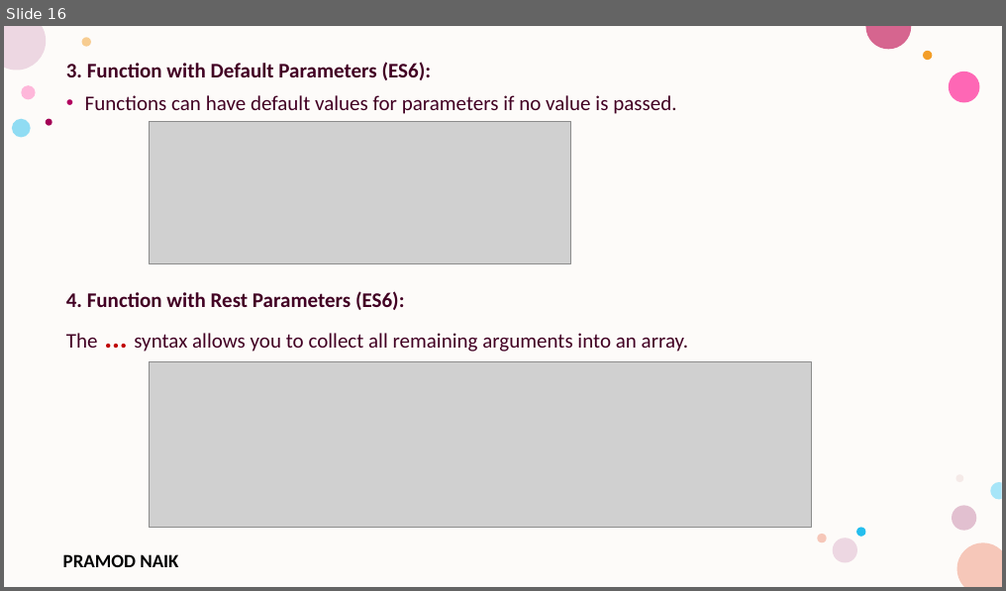
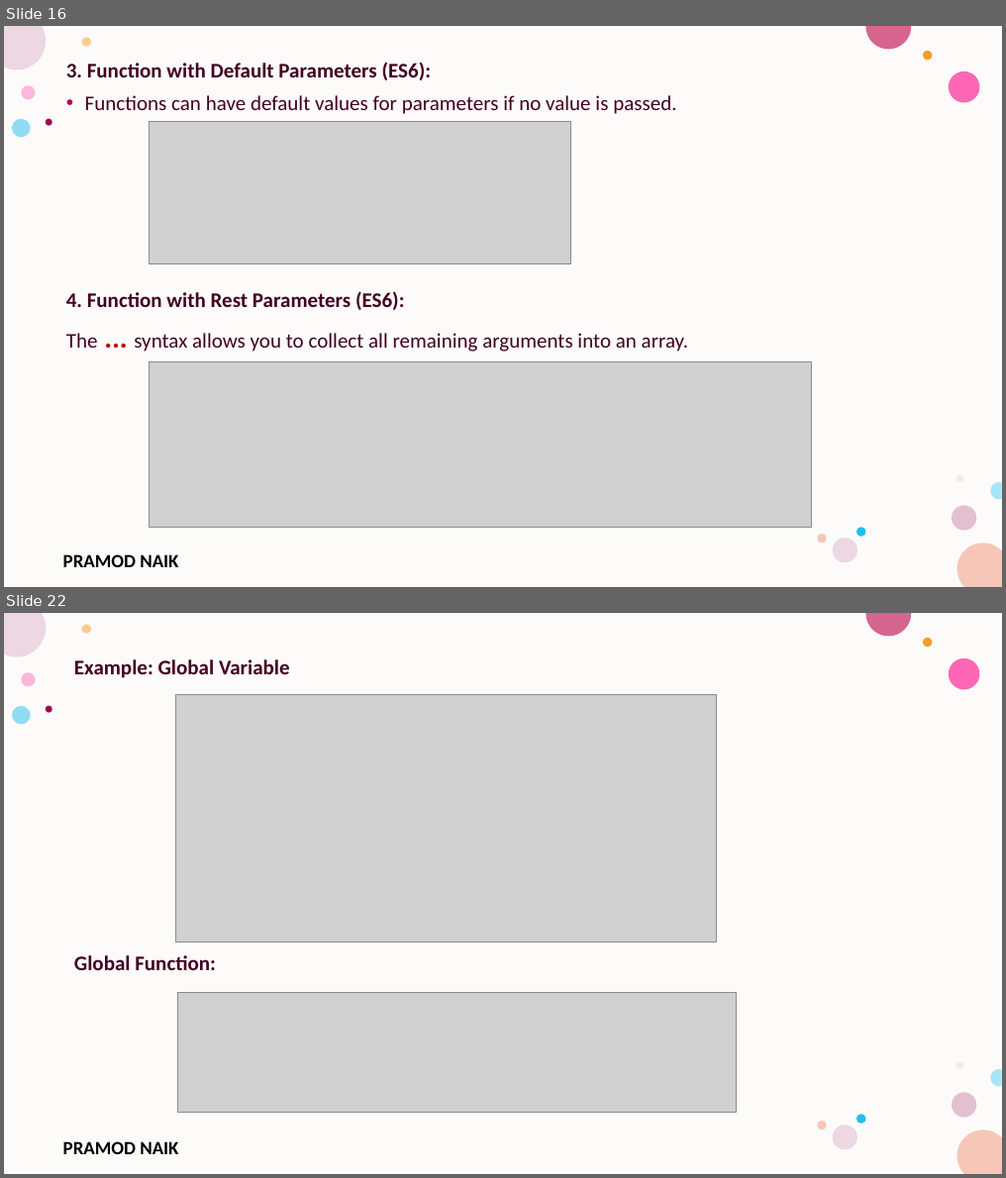
Before and after one commit to PRAMOD-VISHNU-NAIK/MCA-3rd-Sem-Srinivas-College, a slide deck: Theory CLass Notes/Unit-2.pptx. Shown one above the other, each under a label of ours: slide 16 before the commit, slides 16 and 22 after it; the slides between them are not shown. The pictures are 1006x591 and 1006x1178 pixels, drawn with LibreOffice and Linux fonts; fonts in the diff are those of the drawing; grey boxes stand for pictures; background and template pictures are left out. Boxes give left, top, right and bottom in pixels: in the first picture for what was removed or moved away, otherwise in the second. Text is boxed around its words. In the diff, an @@ line names an element or a change of style, - is before the commit and + after.

```diff
--- a/Theory CLass Notes/Unit-2.pptx
+++ b/Theory CLass Notes/Unit-2.pptx
@@ slide 22 added at (4,613,1002,1174), background #FFFFFF; not listed: 17 template elements that a slide beside it also shows @@
@@ text added at (74,660,290,970), 20 pt, text #420023, bold @@
+Example: Global Variable
+Global Function:
@@ picture added at (175,694,716,943) @@
@@ picture added at (177,992,736,1112) @@
```
Also in this commit, not shown: 2 slides changed, 8 other slides added, 2 other files.
